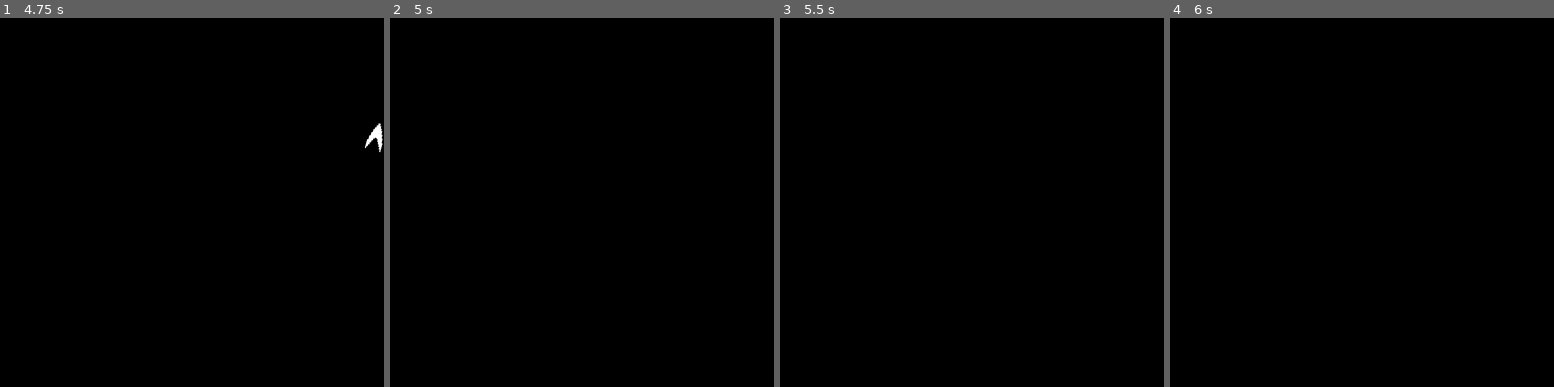
Above: before the commit, frames 1-4 (left to right).
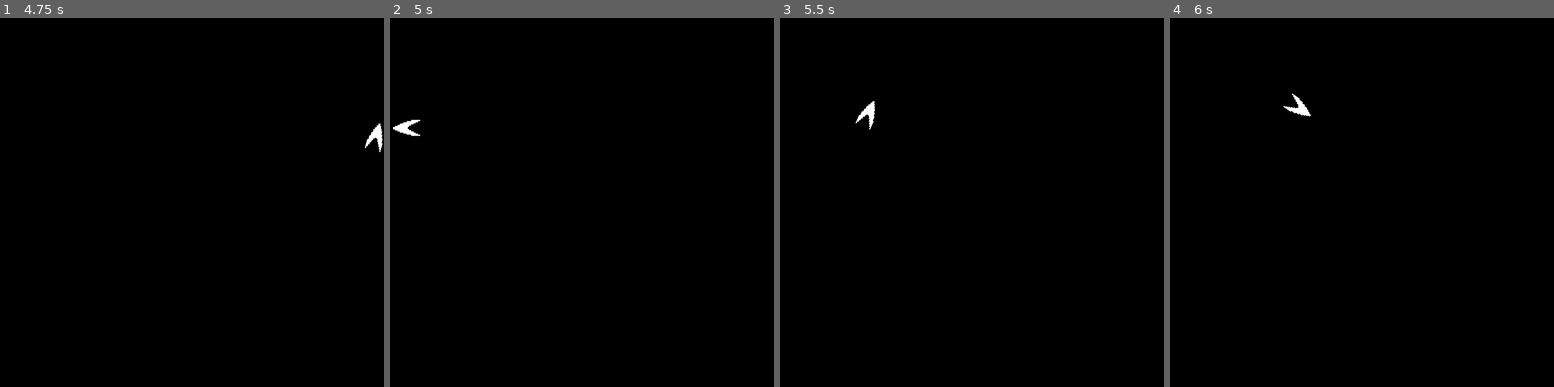
Above: after the commit, the same moments.

Repository: thelastbucuc/20-Games-Challenge-4-Spacewar
Game: Godot game, scene res://scenes/Menu/Menu.tscn
The game is run twice, just before and just after one commit, with the same random seed, the same clock (stepped at 60 frames per second) and the same inputs.
Inputs:
- Up to frame 1 (4.75 s): click "Play" at 0.5 s; tap Enter at 1.25 s; hold D (turn_right) 1.28-2.03 s; hold A (turn_left) 2.03-2.78 s; hold D (turn_right) 2.78-3.53 s; hold W (thrust) 3.53-4.28 s; hold A (turn_left) from 4.28 s (still down)
- Up to frame 2 (5 s): keep holding A (turn_left)
- Up to frame 3 (5.5 s): keep holding A (turn_left)
- Up to frame 4 (6 s): keep holding A (turn_left)

Frame 1 is identical in both runs. In frame 2, 0.2% of the frame differs, in the area x 0-8%, y 27-33%; in frame 3, 0.2%, in the area x 19-25%, y 22-31%; in frame 4, 0.2%.

Commit message:
added screen wrapping to ship

Diff:
--- a/scenes/Ship/Ship.gd
+++ b/scenes/Ship/Ship.gd
@@ -6,6 +6,7 @@
 var thrust: Vector2 = Vector2.ZERO
 var rotation_dir: float = 0
 
+@onready var screensize: Vector2 = get_viewport_rect().size
 
 # Called when the node enters the scene tree for the first time.
 func _ready() -> void:
@@ -24,3 +25,10 @@
 	if Input.is_action_pressed("thrust"):
 		thrust = transform.x * engine_power
 	rotation_dir = Input.get_axis("turn_left", "turn_right")
+
+
+func _integrate_forces(state: PhysicsDirectBodyState2D) -> void:
+	var xform: Transform2D = state.transform
+	xform.origin.x = wrapf(xform.origin.x, 0, screensize.x)
+	xform.origin.y = wrapf(xform.origin.y, 0, screensize.y)
+	state.transform = xform
